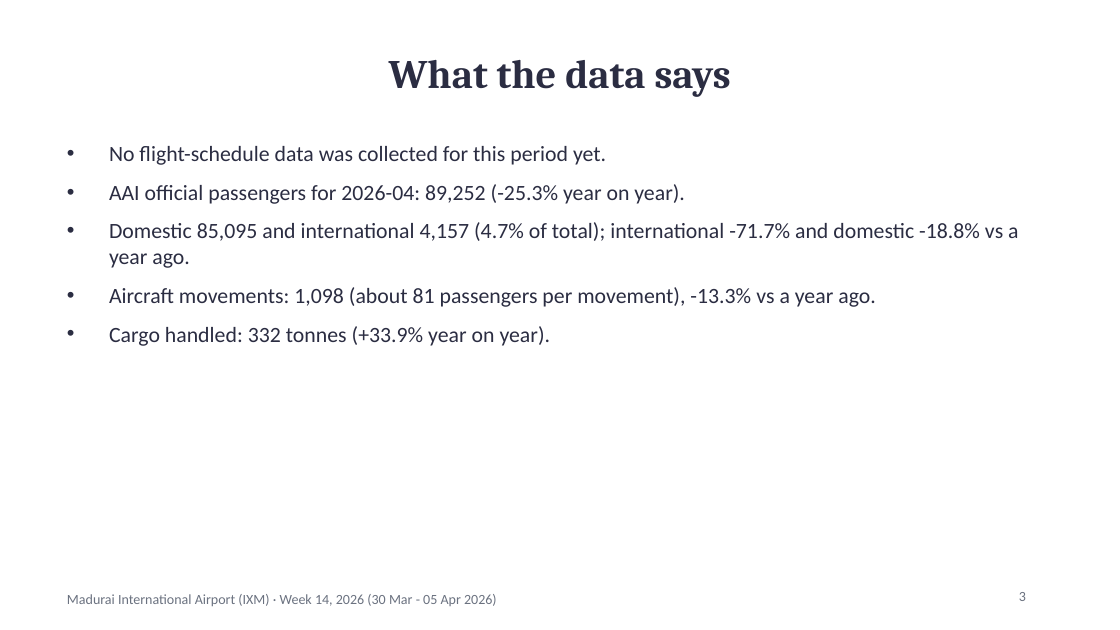
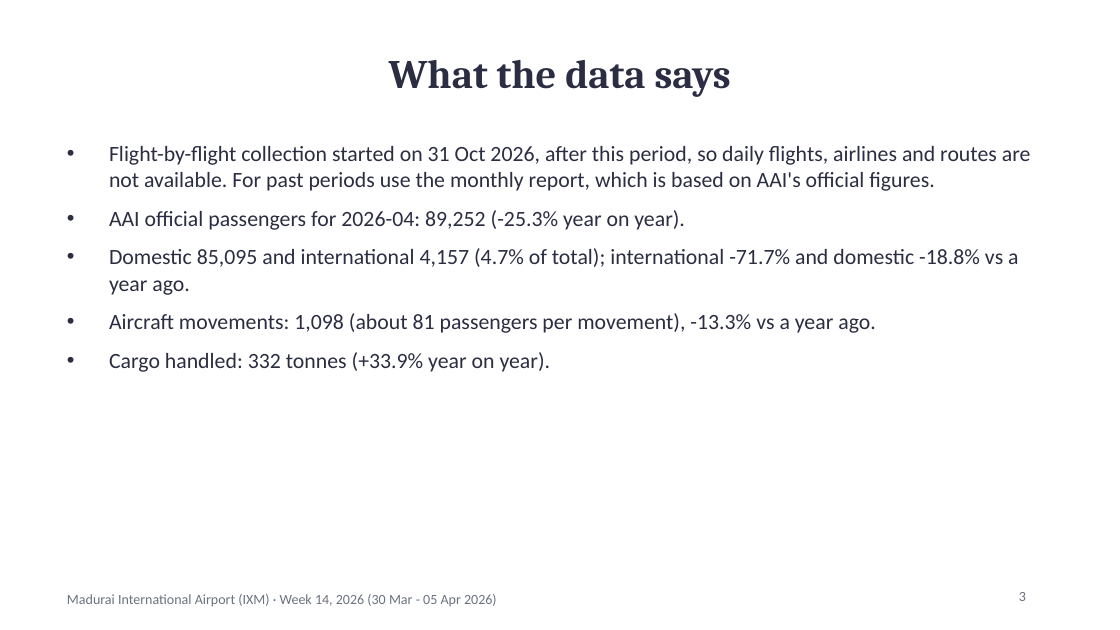
Before and after one commit to jarunprasath/madurai-airport-tracker, a slide deck: slide 3 of reports/IXM_weekly_report_2026-W14.pptx. Drawn at 1120x630 pixels with LibreOffice and Linux fonts; fonts in the diff are those of the drawing. Boxes give left, top, right and bottom in pixels: in the first picture for what was removed or moved away, otherwise in the second. Text is boxed around its words. In the diff, an @@ line names an element or a change of style, - is before the commit and + after.

```diff
--- a/reports/IXM_weekly_report_2026-W14.pptx
+++ b/reports/IXM_weekly_report_2026-W14.pptx
@@ text at (109,146,1031,191): text changed @@
-• No flight-schedule data was collected for this period yet.
+• Flight-by-flight collection started on 31 Oct 2026, after this period, so daily flights, airlines and routes are not available. For past periods use the monthly report, which is based on AAI's official figures.
```
Also in this commit, not shown: 4 other slides changed, 8 other files.
